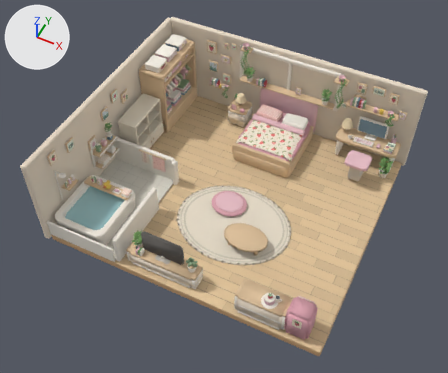
Two versions of the glTF model web/public/models/room-web.glb, one commit apart.
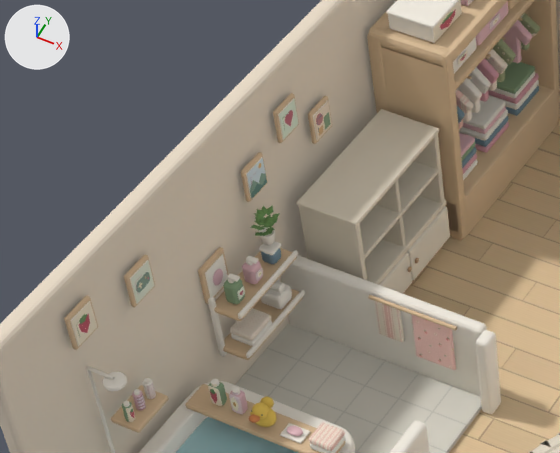
The first picture shows the older version from a camera (50 mm lens) standing at (5.68, -12.19, 15.53) and looking at (-0.14, -0.56, 0.99). The close-ups show the older and then the newer version on the part from 6% to 44% of the width and 16% to 53% of the height of that picture. Only the edits that show in the close-ups are written down. The lights are fixed; the arrows at upper left show +X, +Y and +Z. Where no turn or scale is listed for an object, it has been applied to the vertices. Vertices at exactly the same position are counted once.

In view in the first close-up: 'BATH_TileGrid', 'BED_Pillow_1', 'BED_WarmLamp', 'DESK_Notebook', 'DISPLAY_Closed_Door_1', 'DISPLAY_Lower_Carcass', 'INT_BathWater', 'PH1_Bath_Rear_Partition', 'PH1_Bathtub_Basin', 'PH1_Bed_Frame', 'PH1_Floor', 'PH1_Wall_Left' and 21 more.
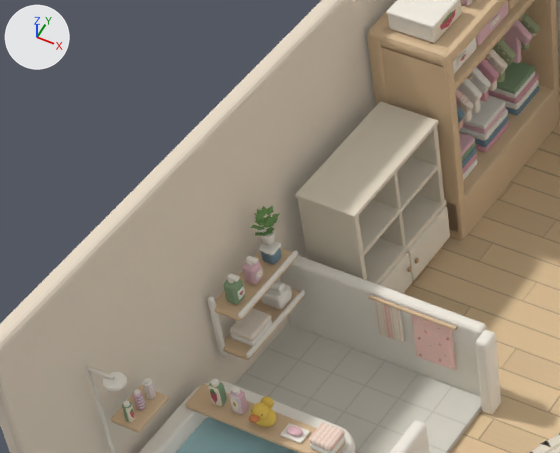
Where the newer file only moved an object's origin or applied its transform, the numbers keep the older frame.

The edits, one by one:
me_cube_038 is used by ob_ph1_bath_rear_partition; location (-0.18, 0.0, 1.465).
me_cube_038 had 5190 vertices, 10168 faces and spanned x -4.32..4.32, y -4.0..4.0, z -1.47..1.47.
me_cube_038 now has 5146 vertices, 10084 faces and spans x -4.32..4.32, y -4.0..4.0, z -1.47..1.47.
me_cube_038 part 1: the loose piece of 44 vertices spanning x -4.26..-4.25, y -1.45..-1.15, z -0.02..0.33 is deleted.
me_cone is used by ob_bed_warmlamp; location (-0.139, 0.096, 1.484).
me_cone had 5612 vertices, 10977 faces and spanned x -4.35..4.35, y -3.87..3.87, z -1.48..1.48.
me_cone now has 5276 vertices, 10320 faces and spans x -4.33..4.35, y -3.87..3.87, z -1.48..1.48.
me_cone part 2: 6 loose pieces with 336 vertices, spanning x -4.35..-4.27, y -3.36..0.71, z -0.08..1.34, are deleted.
Other edits to the shape of me_cone do not show in these pictures.
me_cube_042 is used by ob_desk_notebook; location (-0.111, 0.031, 1.535).
me_cube_042 had 5170 vertices, 9670 faces and spanned x -4.3..4.3, y -3.83..3.83, z -1.38..1.38.
me_cube_042 now has 4754 vertices, 8908 faces and spans x -4.19..4.3, y -3.83..3.83, z -1.38..1.38.
me_cube_042 part 3: 10 loose pieces with 416 vertices, spanning x -4.3..-4.28, y -3.27..0.74, z 0.42..1.25, are deleted.
Other edits to the shape of me_cube_042 do not show in these pictures.
me_cube_275 is used by ob_display_lower_carcass; location (-3.97, 0.73, 0.88).
me_cube_275 had 672 vertices, 1316 faces and spanned x -0.35..0.35, y -0.81..0.81, z -0.76..0.76.
me_cube_275 now has 672 vertices, 1316 faces and spans x -0.35..0.35, y -0.81..0.81, z -0.76..0.87.
me_cube_275 part 4: a new loose piece of 96 vertices spanning x -0.35..0.35, y -0.81..0.81, z 0.82..0.87, in mat_display_warm_cream (pale yellow #e5dac5).
me_cube_275 part 5: 221 vertices moved from x -0.35..0.35, y -0.8..0.81, z -0.76..0.75 to x -0.35..0.35, y -0.8..0.81, z -0.76..0.86; 252 vertices removed from x -0.35..0.35, y -0.81..0.81, z -0.76..0.76; 156 vertices added at x -0.35..0.35, y -0.81..0.81, z -0.76..0.85.

Where the change shows, as pixel boxes (x1, y1, x2, y2) in the close-ups (560 x 453 px; the box of a moved part takes in the faces that stretch with it):
'DISPLAY_Lower_Carcass', reshaped
    before: (297, 109, 446, 285)
    after: (295, 101, 446, 285)
'BED_WarmLamp', reshaped
    before: (64, 0, 529, 453)
    after: (111, 0, 529, 453)
'DESK_Notebook', reshaped
    before: (70, 0, 500, 422)
    after: (122, 0, 500, 422)
part 1 of me_cube_038, deleted
    before: (205, 254, 228, 297)
part 2 of me_cone, deleted
    before: (64, 93, 332, 350)
part 3 of me_cube_042, deleted
    before: (70, 98, 332, 346)
part 4 of me_cube_275, added
    after: (295, 101, 438, 219)
part 5 of me_cube_275, moved or reshaped
    before: (297, 109, 440, 262)
    after: (298, 126, 440, 262)
